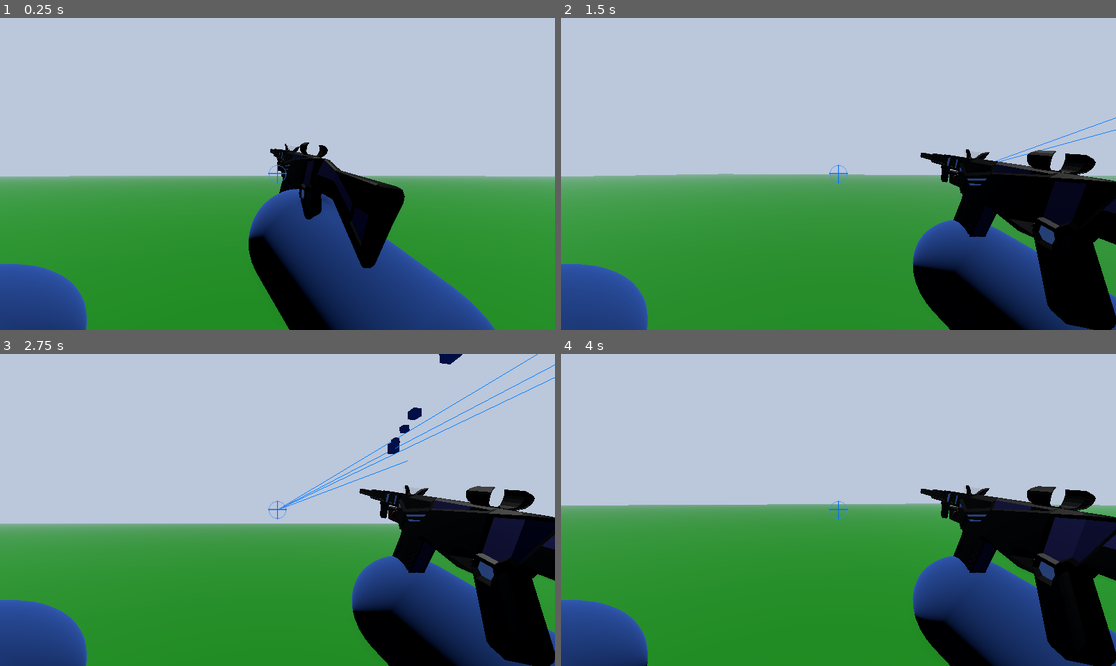
Above: before the commit, frames 1-4 (two rows, left to right).
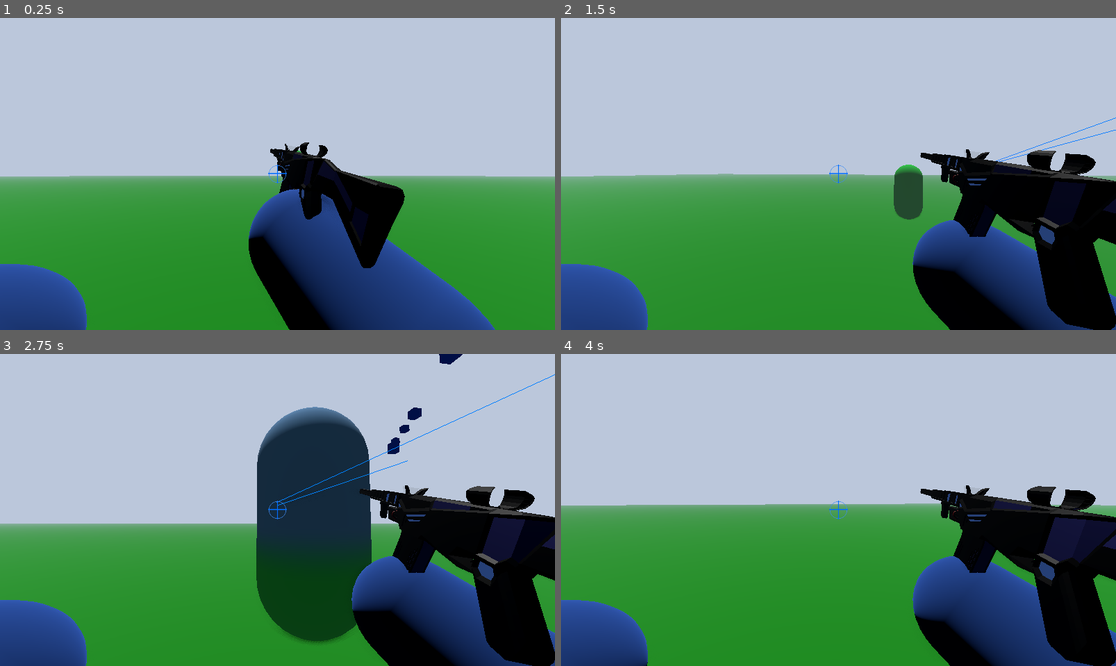
Above: after the commit, the same moments.

Repository: IDoTweaks/the-way-to-teal-just-kill-
Game: Godot game, scene res://Scenes/main_scene.tscn
The game is run twice, just before and just after one commit, with the same random seed, the same clock (stepped at 60 frames per second) and the same inputs.
Inputs (mouse positions are in pixels of both pictures, inside the frame that each line leads up to):
- Up to frame 1 (0.25 s): no input
- Up to frame 2 (1.5 s): tap Enter at 0.5 s; move the mouse to (866, 174) at 0.52 s; press the mouse at (866, 174) at 0.53 s; hold W (forward) from 0.53 s (still down); tap Space (jump) at 0.77 s; tap Ctrl (slide) at 0.8, 1.35 s; move the mouse to (810, 174) at 1.27 s; release the mouse at (810, 174) at 1.28 s
- Up to frame 3 (2.75 s): keep holding W (forward); tap Space (jump) at 1.52 s; click (249, 510) at 1.55 s; move the mouse to (288, 503) at 2.02 s; press the mouse at (288, 503) at 2.03 s; tap Ctrl (slide) at 2.3 s
- Up to frame 4 (4 s): keep holding W (forward); move the mouse to (832, 516) at 2.77 s; release the mouse at (832, 516) at 2.78 s; tap Ctrl (slide) at 2.85 s; tap Space (jump) at 3.02, 3.77 s; click (832, 516) at 3.05 s; move the mouse to (877, 513) at 3.52 s; hold Ctrl (slide) from 3.53 s (still down); tap Alt at 3.6 s

The runs differ from the first frame. In frame 1, less than 0.1% of the frame differs, in the area x 53-55%, y 42-44%; in frame 2, 0.8%; in frame 3, 14%, in the area x 46-100%, y 0-93%; in frame 4, less than 0.1%.

Commit message:
added enemies with dying + particles
added an enemy that takes damage from the gun and changes color accordingly from top to bottom

Diff:
--- /dev/null
+++ b/ObjectScenes/enemy.tscn
@@ -0,0 +1,29 @@
+[gd_scene format=3 uid="uid://b5q0axdmxxqxk"]
+
+[ext_resource type="Script" uid="uid://br0oyucu7isde" path="res://Scripts/enemy.gd" id="1_11qr2"]
+[ext_resource type="Shader" uid="uid://bloi2q6drjuc1" path="res://Scripts/enemy.gdshader" id="1_eab72"]
+[ext_resource type="Script" uid="uid://cpvjm0sd3x7sb" path="res://Scripts/body.gd" id="2_sdrrn"]
+
+[sub_resource type="ShaderMaterial" id="ShaderMaterial_sdrrn"]
+render_priority = 0
+shader = ExtResource("1_eab72")
+shader_parameter/base_color = Color(0.29411766, 0.5568628, 0.78039217, 1)
+shader_parameter/fill_color = Color(0, 0.8039216, 0.19607843, 1)
+shader_parameter/fill_percent = 1.0
+shader_parameter/min_y = -1.0
+shader_parameter/max_y = 1.0
+
+[sub_resource type="CapsuleMesh" id="CapsuleMesh_11qr2"]
+
+[sub_resource type="CapsuleShape3D" id="CapsuleShape3D_cwb1f"]
+
+[node name="Enemy" type="CharacterBody3D" unique_id=1301325712]
+script = ExtResource("1_11qr2")
+
+[node name="body" type="MeshInstance3D" parent="." unique_id=591488221]
+material_override = SubResource("ShaderMaterial_sdrrn")
+mesh = SubResource("CapsuleMesh_11qr2")
+script = ExtResource("2_sdrrn")
+
+[node name="CollisionShape3D" type="CollisionShape3D" parent="." unique_id=162224433]
+shape = SubResource("CapsuleShape3D_cwb1f")
--- /dev/null
+++ b/Particles/enemyExplode.tscn
@@ -0,0 +1,32 @@
+[gd_scene format=3 uid="uid://c2e4rlvi3bcpo"]
+
+[ext_resource type="Script" uid="uid://bc6ahec3jfp1w" path="res://Scripts/shoot_particles.gd" id="1_o80je"]
+
+[sub_resource type="StandardMaterial3D" id="StandardMaterial3D_4vteu"]
+albedo_color = Color(0.24997973, 0.4812979, 1, 1)
+
+[sub_resource type="ParticleProcessMaterial" id="ParticleProcessMaterial_c5iod"]
+direction = Vector3(0, 1, 0)
+spread = 25.837
+initial_velocity_min = 6.6499996
+initial_velocity_max = 9.599999
+orbit_velocity_min = 1.3760002
+orbit_velocity_max = 2.0000002
+scale_min = 0.39999998
+scale_max = 0.59999996
+
+[sub_resource type="BoxMesh" id="BoxMesh_5e4ic"]
+size = Vector3(0.1, 0.1, 0.1)
+
+[node name="ShootParticles" type="GPUParticles3D" unique_id=962218895]
+material_override = SubResource("StandardMaterial3D_4vteu")
+emitting = false
+amount = 1988
+lifetime = 2.4
+one_shot = true
+explosiveness = 1.0
+process_material = SubResource("ParticleProcessMaterial_c5iod")
+draw_pass_1 = SubResource("BoxMesh_5e4ic")
+script = ExtResource("1_o80je")
+
+[connection signal="finished" from="." to="." method="_on_finished"]
--- a/Scenes/main_scene.tscn
+++ b/Scenes/main_scene.tscn
@@ -1,6 +1,7 @@
 [gd_scene format=3 uid="uid://bbkbl3s5vn620"]
 
 [ext_resource type="PackedScene" uid="uid://bcugc3piu2xws" path="res://ObjectScenes/player.tscn" id="1_52fb6"]
+[ext_resource type="PackedScene" uid="uid://b5q0axdmxxqxk" path="res://ObjectScenes/enemy.tscn" id="2_6l7je"]
 
 [sub_resource type="StandardMaterial3D" id="StandardMaterial3D_52fb6"]
 albedo_color = Color(0, 0.5294118, 0, 1)
@@ -55,3 +56,6 @@
 
 [node name="Player" parent="." unique_id=659499291 instance=ExtResource("1_52fb6")]
 transform = Transform3D(1, 0, 0, 0, 1, 0, 0, 0, 1, 0, 1.159593, 0)
+
+[node name="Enemy" parent="." unique_id=1301325712 instance=ExtResource("2_6l7je")]
+transform = Transform3D(1, 0, 0, 0, 1, 0, 0, 0, 1, 1.1461563, 1.7448134, -12.403276)
--- /dev/null
+++ b/Scripts/body.gd
@@ -0,0 +1,13 @@
+extends MeshInstance3D
+
+func _process(delta):
+	pass
+
+func _ready() -> void:
+	_updateMat(.33)
+
+
+func _updateMat(perc):
+	var mat = material_override
+	if mat:
+		mat.set_shader_parameter("fill_percent", perc)
--- /dev/null
+++ b/Scripts/enemy.gd
@@ -0,0 +1,34 @@
+extends CharacterBody3D
+
+
+const SPEED = 5.0
+const JUMP_VELOCITY = 4.5
+@export var health = 100
+@onready var body =$body
+@onready var explosionParticles = preload("res://Particles/enemyExplode.tscn")
+var particleInstance
+
+func _ready() -> void:
+	body._updateMat(1)
+
+func _damage(dmg):
+	health -= dmg
+	if health >= 0:
+		body._updateMat(health / 100)
+	else:
+		_die()
+
+func _die():
+	body._updateMat(0)
+	particleInstance = explosionParticles.instantiate()
+	particleInstance.position = global_position
+	get_parent().add_child(particleInstance)
+	particleInstance.emitting = true
+	queue_free()
+
+func _physics_process(delta: float) -> void:
+	# Add the gravity.
+	if not is_on_floor():
+		velocity += get_gravity() * delta
+
+	move_and_slide()
--- /dev/null
+++ b/Scripts/enemy.gdshader
@@ -0,0 +1,21 @@
+shader_type spatial;
+
+uniform vec4 base_color : source_color = vec4(0, 1.0, .2, 1.0);
+uniform vec4 fill_color : source_color = vec4(0, 0.75, 1.0, 1.0);
+uniform float fill_percent : hint_range(0.0, 1.0) = 0.5;
+uniform float min_y = -0.5;
+uniform float max_y = 0.5;
+varying float local_y;
+
+void vertex() {
+	local_y = VERTEX.y;
+}
+
+void fragment() {
+    float height = max_y - min_y;
+    float normalized_y = (local_y - min_y) / height;
+    float stretched_fill = (fill_percent * 1.2) - 0.1;
+    float mask = smoothstep(normalized_y - 0.1, normalized_y + 0.1, stretched_fill);
+    vec3 final_color = mix(base_color.rgb, fill_color.rgb, mask);
+    ALBEDO = final_color;
+}
--- a/Scripts/player.gd
+++ b/Scripts/player.gd
@@ -124,8 +124,8 @@
 
 	if gunRay.is_colliding():
 		var target = gunRay.get_collider()
-		if target.has_method("enemy"):
-			target.health -= damage
+		if target.has_method("_damage"):
+			target._damage(damage)
 		var hit_pos = gunRay.get_collision_point()
 		var hit_normal = gunRay.get_collision_normal()
 		_spawn_bullet_hole(hit_pos, hit_normal)
--- a/Scripts/shoot_particles.gd
+++ b/Scripts/shoot_particles.gd
@@ -4,7 +4,6 @@
 # Called when the node enters the scene tree for the first time.
 func _ready() -> void:
 	pass # Replace with function body.
-
 
 # Called every frame. 'delta' is the elapsed time since the previous frame.
 func _process(delta: float) -> void:
Not shown, added: Scripts/body.gd.uid
Not shown, added: Scripts/enemy.gd.uid
Not shown, added: Scripts/enemy.gdshader.uid
